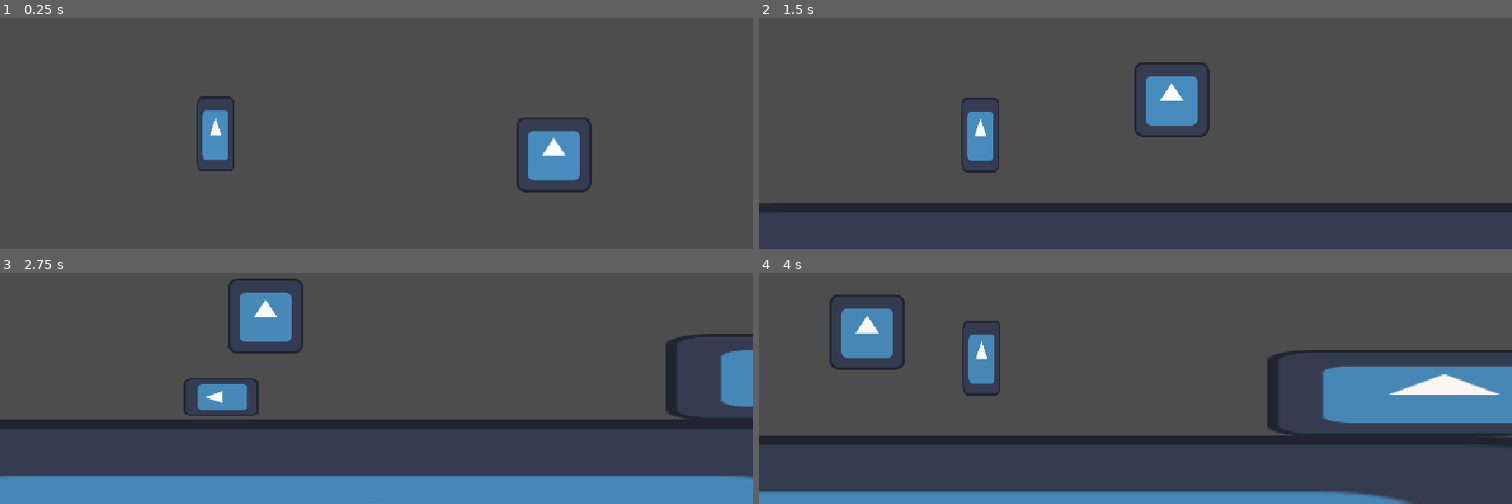
Above: before the commit, frames 1-4 (two rows, left to right).
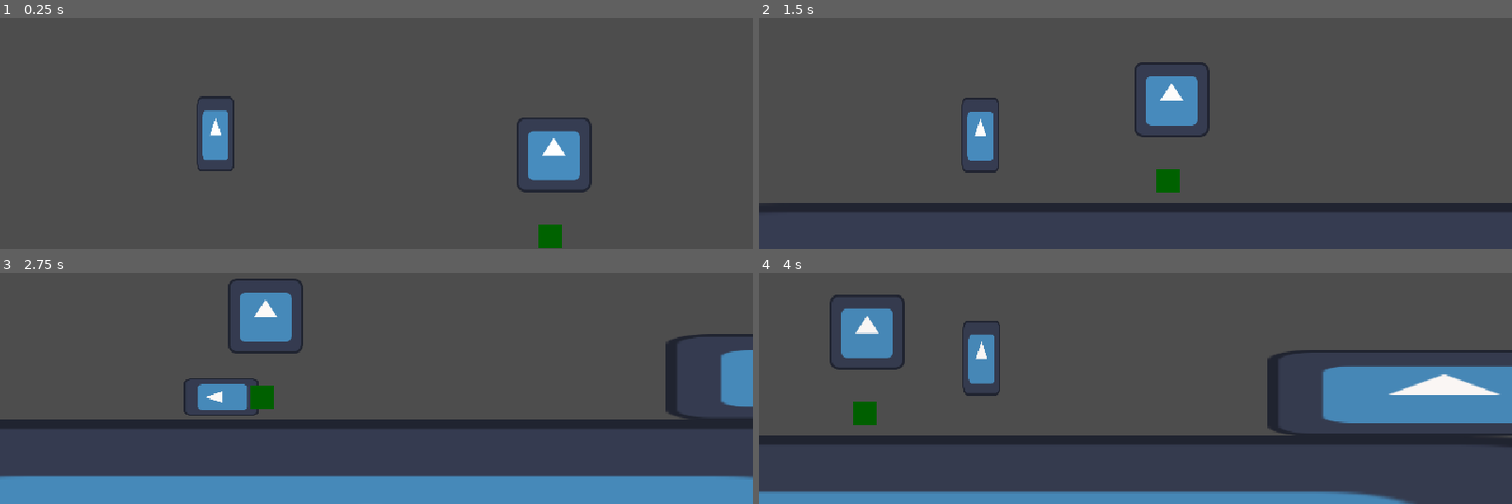
Above: after the commit, the same moments.

Repository: AlfredoCamarena/Protocolo-Ocaso
Game: Godot game, scene res://main/main.tscn
Same seed, same stepped clock (60 frames per second), same inputs: the game is played once before the commit and once after it. The engine's default icon, where the game draws it, is replaced by a stand-in: a white triangle on a blue panel in a dark square.
Inputs:
- Up to frame 1 (0.25 s): no input
- Up to frame 2 (1.5 s): tap Enter at 0.5 s; hold S (slide) 0.53-1.28 s; tap Space (jump) at 0.77 s; tap S (slide) at 1.35 s
- Up to frame 3 (2.75 s): tap Space (jump) at 1.52 s; hold S (slide) from 2.03 s (still down)
- Up to frame 4 (4 s): release S (slide) at 2.78 s; tap S (slide) at 2.85 s; tap Space (jump) at 3.02, 3.77 s; hold S (slide) from 3.53 s (still down)

The runs differ from the first frame. In frame 1, 0.3% of the frame differs, in the area x 71-75%, y 89-100%; in frame 2, 0.3%; in frame 3, 0.3%; in frame 4, 0.3%.

Commit message:
agrega zombie basico

Diff:
--- /dev/null
+++ b/autoloads/event_bus.gd
@@ -0,0 +1,4 @@
+extends Node
+
+@warning_ignore("unused_signal")
+signal player_got_hurt(damage: int)
--- /dev/null
+++ b/components/hurt_player/hurt_player_cmp.gd
@@ -0,0 +1,9 @@
+class_name  HurtPlayerCMP
+extends Node
+
+@export var hitbox: Area2D
+@export var damage := 1
+
+func _ready() -> void:
+	hitbox.body_entered.connect(func(_body: Node2D):
+		EventBus.player_got_hurt.emit(damage))
--- /dev/null
+++ b/components/hurt_player/hurt_player_cmp.tscn
@@ -0,0 +1,6 @@
+[gd_scene load_steps=2 format=3 uid="uid://b3tsj5fb5qkex"]
+
+[ext_resource type="Script" uid="uid://cxek38poruo18" path="res://components/hurt_player/hurt_player_cmp.gd" id="1_houvh"]
+
+[node name="HurtPlayerCMP" type="Node"]
+script = ExtResource("1_houvh")
--- a/main/main.gd
+++ b/main/main.gd
@@ -1,4 +1,9 @@
 extends Node
+
+func _ready() -> void:
+	EventBus.player_got_hurt.connect(func(damage: int):
+		#TODO: Manejar daño al player
+		print("Player got hurt: ", damage))
 
 func _on_animation_player_animation_finished(anim_name: StringName) -> void:
 	if anim_name == "DayCycle":
--- a/main/main.tscn
+++ b/main/main.tscn
@@ -1,8 +1,9 @@
-[gd_scene load_steps=10 format=3 uid="uid://0qp0a5lge7rg"]
+[gd_scene load_steps=11 format=3 uid="uid://0qp0a5lge7rg"]
 
 [ext_resource type="PackedScene" uid="uid://d0owg7aispb6k" path="res://player/player.tscn" id="1_53q0u"]
 [ext_resource type="Script" uid="uid://bt554a6p708sd" path="res://main/main.gd" id="1_xwkvk"]
 [ext_resource type="Texture2D" uid="uid://baehgce5k47sq" path="res://icon.svg" id="2_pjrb6"]
+[ext_resource type="PackedScene" uid="uid://5e4g1m5pdk26" path="res://zombie/zombie.tscn" id="4_c651c"]
 
 [sub_resource type="Animation" id="Animation_pjrb6"]
 resource_name = "DayCycle"
@@ -98,4 +99,7 @@
 position = Vector2(947, 175)
 shape = SubResource("RectangleShape2D_xwkvk")
 
+[node name="Zombie" parent="." instance=ExtResource("4_c651c")]
+position = Vector2(937, 308)
+
 [connection signal="animation_finished" from="AnimationPlayer" to="." method="_on_animation_player_animation_finished"]
--- a/player/player.tscn
+++ b/player/player.tscn
@@ -18,6 +18,7 @@
 height = 144.0
 
 [node name="Player" type="CharacterBody2D"]
+collision_layer = 2
 script = ExtResource("1_g1dw6")
 
 [node name="CollisionShapeStanding" type="CollisionShape2D" parent="."]
--- a/project.godot
+++ b/project.godot
@@ -14,6 +14,10 @@
 run/main_scene="uid://0qp0a5lge7rg"
 config/features=PackedStringArray("4.5", "Mobile")
 config/icon="res://icon.svg"
+
+[autoload]
+
+EventBus="*res://autoloads/event_bus.gd"
 
 [display]
 
@@ -36,6 +40,12 @@
 ]
 }
 
+[layer_names]
+
+2d_physics/layer_1="world"
+2d_physics/layer_2="player"
+2d_physics/layer_3="enemy"
+
 [rendering]
 
 renderer/rendering_method="mobile"
--- /dev/null
+++ b/zombie/zombie.tscn
@@ -0,0 +1,41 @@
+[gd_scene load_steps=4 format=3 uid="uid://5e4g1m5pdk26"]
+
+[ext_resource type="Script" uid="uid://cxek38poruo18" path="res://components/hurt_player/hurt_player_cmp.gd" id="1_q7r7n"]
+
+[sub_resource type="RectangleShape2D" id="RectangleShape2D_ojvjc"]
+size = Vector2(40, 40)
+
+[sub_resource type="CircleShape2D" id="CircleShape2D_ojvjc"]
+radius = 15.0
+
+[node name="Zombie" type="CharacterBody2D"]
+collision_layer = 4
+
+[node name="CollisionShape2D" type="CollisionShape2D" parent="."]
+shape = SubResource("RectangleShape2D_ojvjc")
+
+[node name="ColorRect" type="ColorRect" parent="."]
+anchors_preset = 8
+anchor_left = 0.5
+anchor_top = 0.5
+anchor_right = 0.5
+anchor_bottom = 0.5
+offset_left = -20.0
+offset_top = -20.0
+offset_right = 20.0
+offset_bottom = 20.0
+grow_horizontal = 2
+grow_vertical = 2
+color = Color(0, 0.3867997, 2.8878452e-07, 1)
+
+[node name="Hitbox" type="Area2D" parent="."]
+collision_layer = 4
+collision_mask = 2
+
+[node name="CollisionShape2D" type="CollisionShape2D" parent="Hitbox"]
+shape = SubResource("CircleShape2D_ojvjc")
+
+[node name="HurtPlayerCMP" type="Node" parent="." node_paths=PackedStringArray("hitbox")]
+script = ExtResource("1_q7r7n")
+hitbox = NodePath("../Hitbox")
+metadata/_custom_type_script = "uid://cxek38poruo18"
Not shown, added: autoloads/event_bus.gd.uid
Not shown, added: components/hurt_player/hurt_player_cmp.gd.uid
